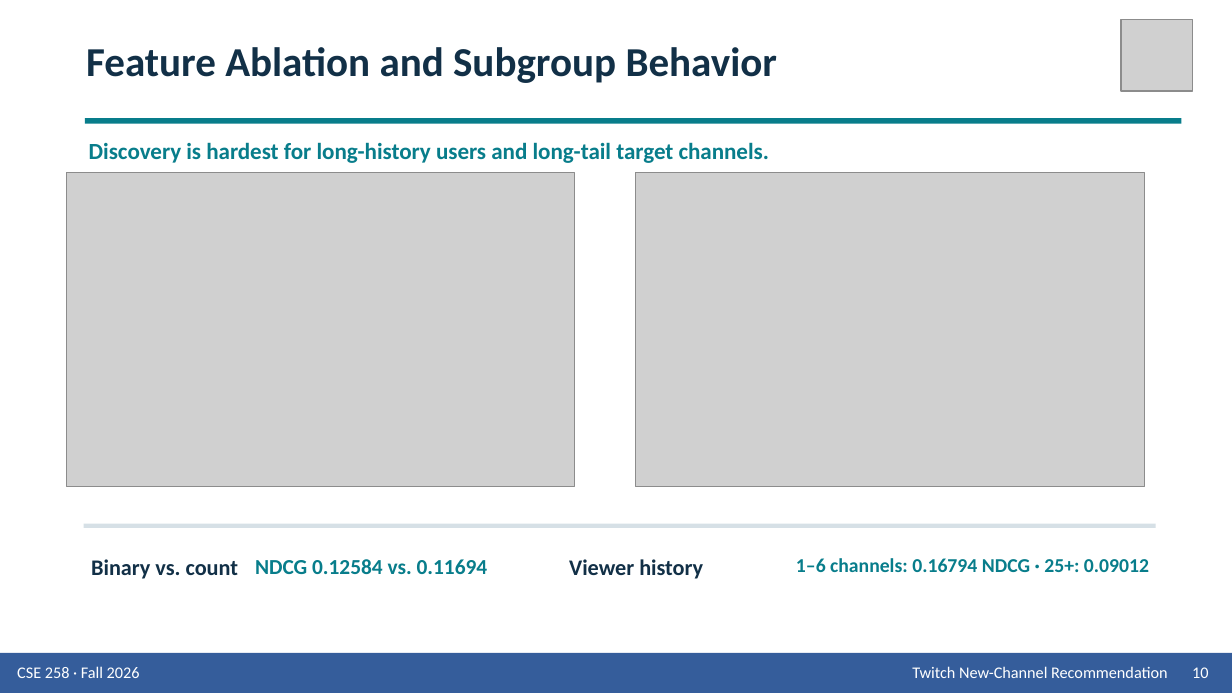
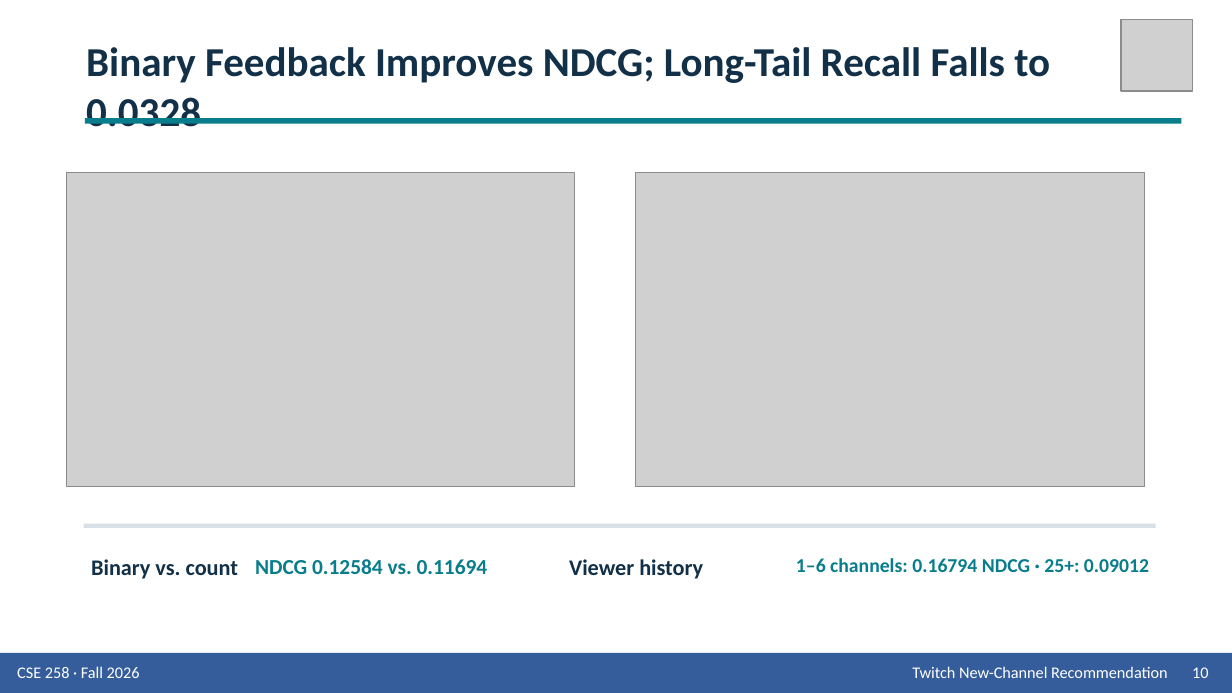
Before and after one commit to Wen-Chieh-Lo/You-know-who-did-God-did-, a slide deck: slide 10 of presentation/Group_9_Presentation_Twitch.pptx. Drawn at 1232x693 pixels with LibreOffice and Linux fonts; fonts in the diff are those of the drawing; grey boxes stand for pictures. Boxes give left, top, right and bottom in pixels: in the first picture for what was removed or moved away, otherwise in the second. Text is boxed around its words. In the diff, an @@ line names an element or a change of style, - is before the commit and + after.

```diff
--- a/presentation/Group_9_Presentation_Twitch.pptx
+++ b/presentation/Group_9_Presentation_Twitch.pptx
@@ text at (86,47,1050,127): text changed @@
-Feature Ablation and Subgroup Behavior
+Binary Feedback Improves NDCG; Long-Tail Recall Falls to 0.0328
@@ text removed at (89,142,769,163) @@
-Discovery is hardest for long-history users and long-tail target channels.
```
Also in this commit, not shown: 11 other slides changed, 2 slides added, 1 slide removed, 2 other files.
